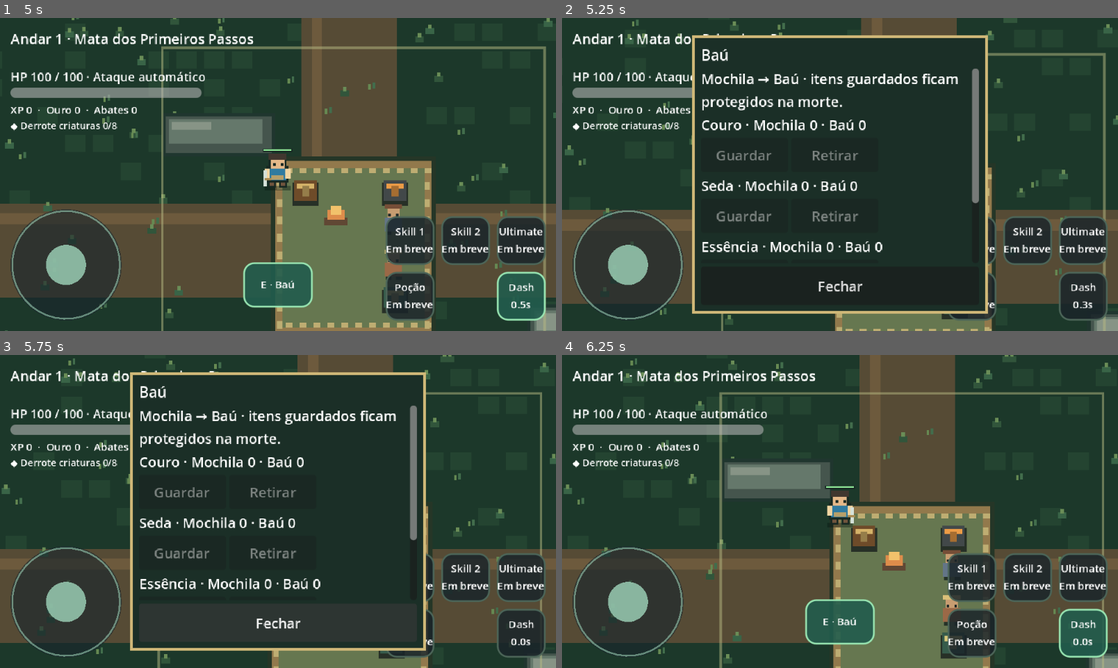
Above: before the commit, frames 1-4 (two rows, left to right).
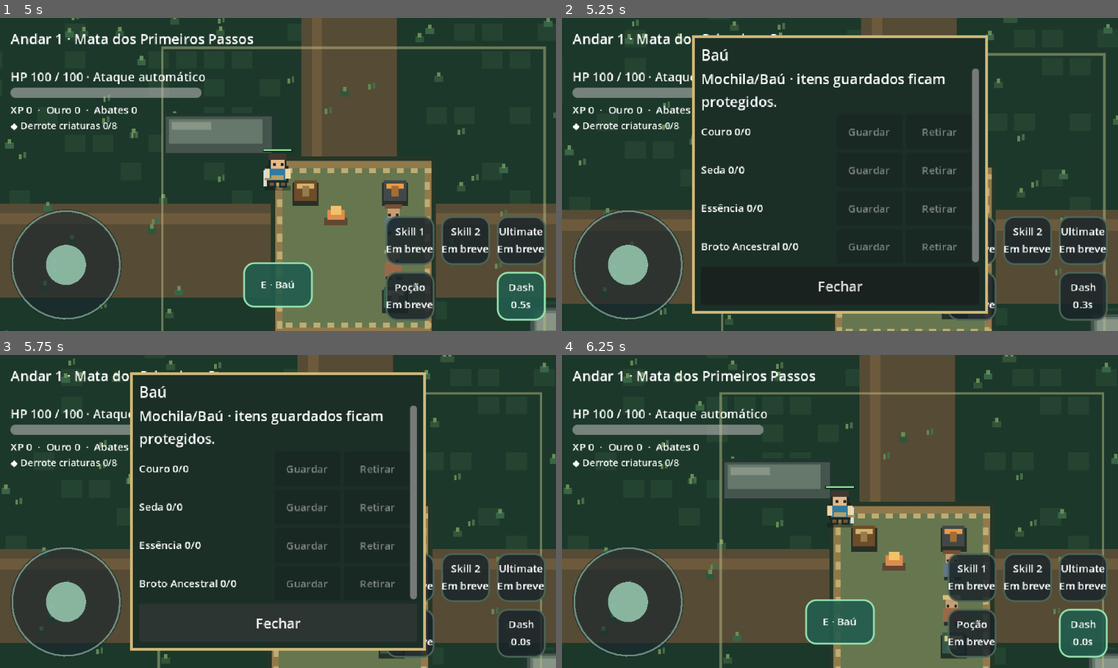
Above: after the commit, the same moments.

Repository: thiagohugo12-dotcom/arveon
Game: Godot game, scene res://scenes/main.tscn
The game is run twice, just before and just after one commit, with the same random seed, the same clock (stepped at 60 frames per second) and the same inputs.
Inputs (mouse positions are in pixels of both pictures, inside the frame that each line leads up to):
- Up to frame 1 (5 s): tap Enter at 0.5, 4.25 s; drag from (66, 265) to (333, 105) at 0.52 s; drag from (411, 240) to (250, 237) at 1.27 s; tap Space at 2 s; move the mouse to (467, 240) at 2.02 s; hold A (move_left) 2.03-2.75 s; tap Shift (dash) at 2.1 s; click (467, 240) at 2.17 s; drag from (522, 240) to (111, 127) at 2.77 s; drag from (411, 296) to (305, 174) at 3.52 s; drag from (522, 296) to (194, 96) at 4.27 s
- Up to frame 2 (5.25 s): move the mouse to (840, 284) at 5.02 s; hold W (move_up) from 5.03 s (still down); tap Shift (dash) at 5.1 s; click (840, 284) at 5.17 s
- Up to frame 3 (5.75 s): keep holding W (move_up)
- Up to frame 4 (6.25 s): release W (move_up) at 5.75 s; click "Fechar" at 5.75 s

Frame 1 is identical in both runs. In frame 2, 4.1% of the frame differs, in the area x 25-75%, y 17-79%; in frame 3, 4.1%; in frame 4, nothing differs.

Commit message:
fix: compactar loja e bau para todos botoes caberem no mobile

Diff:
--- a/tests/run_tests.gd
+++ b/tests/run_tests.gd
@@ -157,7 +157,7 @@
 	open_touch.pressed = false
 	hud.interact_button._input(open_touch)
 	await frames()
-	var vendor_sell := hud.station_content.get_child(3).get_child(1) as Button
+	var vendor_sell := hud.station_content.get_child(2).get_child(2) as Button
 	check(hud.station_panel.visible and not vendor_sell.disabled, "vendor exposes an enabled sell button for owned material")
 	var shop_touch := InputEventScreenTouch.new()
 	shop_touch.index = 6
@@ -166,8 +166,9 @@
 	hud._input(shop_touch)
 	check(main.progress.gold == 19 and main.progress.bag.get("Couro", 0) == 0, "vendor sells existing material into wallet")
 	await frames()
-	var vendor_buy := hud.station_content.get_child(7).get_child(0) as Button
+	var vendor_buy := hud.station_content.get_child(4).get_child(1) as Button
 	check(not vendor_buy.disabled, "vendor enables purchase with sufficient gold")
+	check(hud.station_scroll.get_global_rect().has_point(vendor_buy.global_position + vendor_buy.size * 0.5), "all vendor buttons fit the mobile viewport")
 	shop_touch.position = vendor_buy.global_position + vendor_buy.size * 0.5
 	hud._input(shop_touch)
 	check(main.progress.gold == 14 and main.progress.bag.get("Essência", 0) == 1, "vendor buy button exchanges gold for real material")
@@ -185,6 +186,9 @@
 	main._interact()
 	main._station_action("Guardar", "Essência")
 	check(main.progress.bag.get("Essência", 0) == 2 and main.progress.chest.get("Essência", 0) == 1, "chest transfer preserves total")
+	await frames()
+	var last_chest_button := hud.station_content.get_child(4).get_child(2) as Button
+	check(hud.station_scroll.get_global_rect().has_point(last_chest_button.global_position + last_chest_button.size * 0.5), "all chest rows fit the mobile viewport")
 	var interact_key := InputEventAction.new()
 	interact_key.action = "interact"
 	interact_key.pressed = true
--- a/ui/hud.gd
+++ b/ui/hud.gd
@@ -184,14 +184,14 @@
 	if station_name == "Ferreiro":
 		_add_description("Equipamento inicial. Evolução de armas será adicionada em uma versão futura.")
 	elif station_name == "Baú":
-		_add_description("Mochila → Baú · itens guardados ficam protegidos na morte.")
+		_add_description("Mochila/Baú · itens guardados ficam protegidos.")
 		for item: String in GameProgress.ITEMS:
-			_add_row(item, "Mochila %d · Baú %d" % [progress.bag.get(item, 0), progress.chest.get(item, 0)], "Guardar", "Retirar", int(progress.bag.get(item, 0)) > 0, int(progress.chest.get(item, 0)) > 0)
+			_add_row(item, "%d/%d" % [progress.bag.get(item, 0), progress.chest.get(item, 0)], "Guardar", "Retirar", int(progress.bag.get(item, 0)) > 0, int(progress.chest.get(item, 0)) > 0)
 	elif station_name == "Vendedor":
-		_add_description("Ouro %d · Comprar %d · Vender %d" % [progress.gold, GameProgress.BUY_PRICE, GameProgress.SELL_PRICE])
-		_add_description("Ganhe ouro e materiais derrotando criaturas ou concluindo missões.")
+		_add_description("Ouro %d · Compra %d · Venda %d" % [progress.gold, GameProgress.BUY_PRICE, GameProgress.SELL_PRICE])
+		_add_description("Ganhe recursos no combate e nas missões.")
 		for item: String in GameProgress.TRADE_ITEMS:
-			_add_row(item, "Mochila %d" % progress.bag.get(item, 0), "Comprar", "Vender", progress.gold >= GameProgress.BUY_PRICE, int(progress.bag.get(item, 0)) > 0)
+			_add_row(item, "x%d" % progress.bag.get(item, 0), "Comprar", "Vender", progress.gold >= GameProgress.BUY_PRICE, int(progress.bag.get(item, 0)) > 0)
 
 func _add_description(value: String) -> void:
 	var label := Label.new()
@@ -200,14 +200,19 @@
 	station_content.add_child(label)
 
 func _add_row(item: String, count: String, left: String, right: String, can_left: bool, can_right: bool) -> void:
-	_add_description(item + " · " + count)
 	var buttons := HBoxContainer.new()
 	station_content.add_child(buttons)
+	var label := Label.new()
+	label.text = item + " " + count
+	label.add_theme_font_size_override("font_size", 12)
+	label.size_flags_horizontal = Control.SIZE_EXPAND_FILL
+	buttons.add_child(label)
 	for action: String in [left, right]:
 		var button := Button.new()
 		button.text = action
 		button.disabled = not (can_left if action == left else can_right)
-		button.custom_minimum_size = Vector2(100, 39)
+		button.add_theme_font_size_override("font_size", 12)
+		button.custom_minimum_size = Vector2(76, 40)
 		button.pressed.connect(func(): station_action.emit(action, item))
 		buttons.add_child(button)
 
